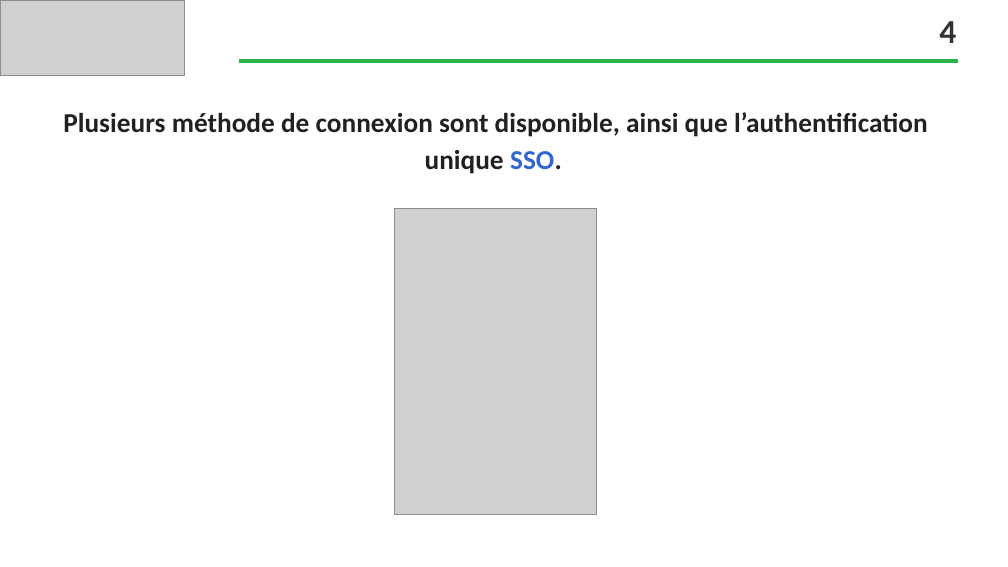
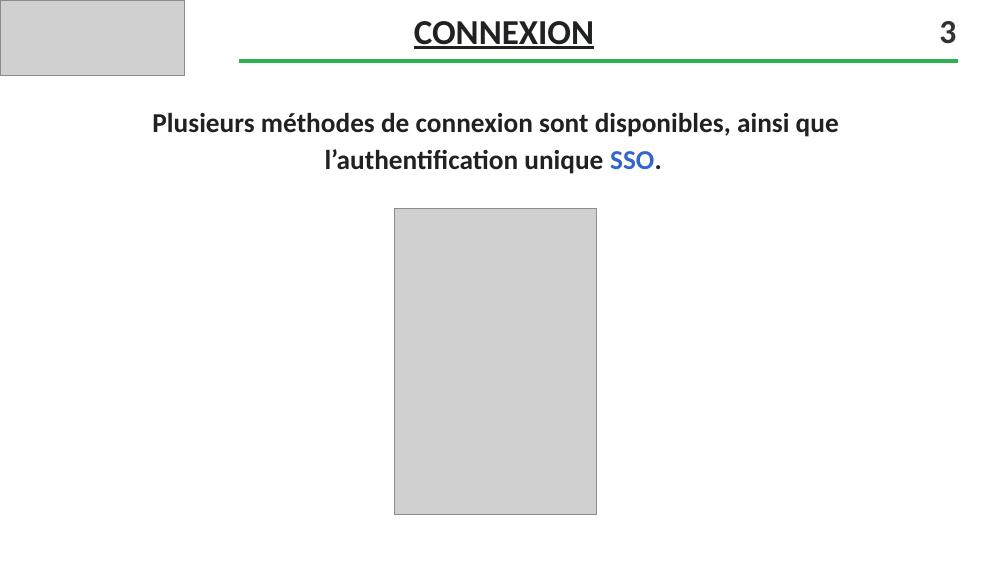
Before and after one commit to lionelagf/Menu-maker-by-qwenta, a slide deck: slide 5 of Faure_Lionel_1_veille_012024.pptx. Drawn at 1008x567 pixels with LibreOffice and Linux fonts; fonts in the diff are those of the drawing; grey boxes stand for pictures; background and template pictures are left out. Boxes give left, top, right and bottom in pixels: in the first picture for what was removed or moved away, otherwise in the second. Text is boxed around its words. In the diff, an @@ line names an element or a change of style, - is before the commit and + after.

```diff
--- a/Faure_Lionel_1_veille_012024.pptx
+++ b/Faure_Lionel_1_veille_012024.pptx
@@ text added at (x1=414, y1=21, x2=594, y2=49), 25 pt, text #202122, bold, underline @@
+CONNEXION
@@ text at (x1=939, y1=21, x2=956, y2=44): text changed @@
-4
+3
@@ text at (x1=152, y1=113, x2=839, y2=174): text changed @@
-Plusieurs méthode de connexion sont disponible, ainsi que l’authentification unique SSO.
+Plusieurs méthodes de connexion sont disponibles, ainsi que l’authentification unique SSO.
```
Also in this commit, not shown: 9 other slides changed, 4 slides added, 6 other files.
